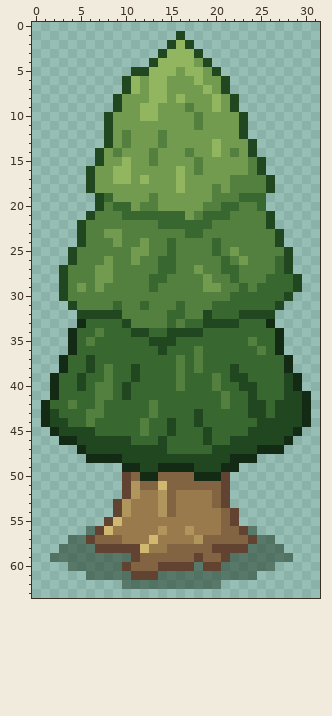
One commit to this pixel-art sprite: Assets/Sprites/Objects/Tree.png. Above, as it was before the edit.
The file is 32x64 pixels.
New version:
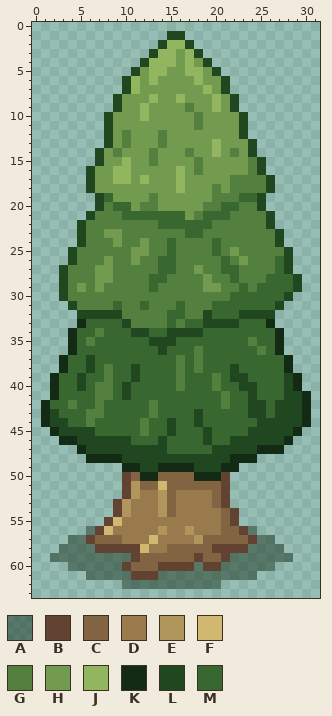
Palette (. is transparent): A #12291778  B #624331  C #826342  D #987a4d  E #b0965c  F #d1b871  G #54803f  H #729b4f  J #91b65f  K #132b15  L #214721  M #396730
Difference:
{"y":1,"x":15,"old":".","new":"L"}
{"y":2,"x":14,"old":".L","new":"LJ"}
{"y":3,"x":13,"old":".L","new":"LJ"}
{"y":3,"x":16,"old":"J","new":"H"}
{"y":4,"x":12,"old":".L","new":"LJ"}
{"y":4,"x":16,"old":"J","new":"H"}
{"y":5,"x":12,"old":"L","new":"H"}
{"y":5,"x":15,"old":"J","new":"H"}
{"y":6,"x":14,"old":"J","new":"H"}
{"y":7,"x":13,"old":"JJ","new":"HH"}
{"y":8,"x":14,"old":"J","new":"H"}
{"y":9,"x":13,"old":"J","new":"H"}
{"y":10,"x":13,"old":"J","new":"H"}
{"y":19,"x":25,"old":"M","new":"L"}
{"y":20,"x":25,"old":"M","new":"L"}
{"label":"changed","picture_box":[140,31,185,121]}
{"label":"changed","picture_box":[257,193,266,211]}
